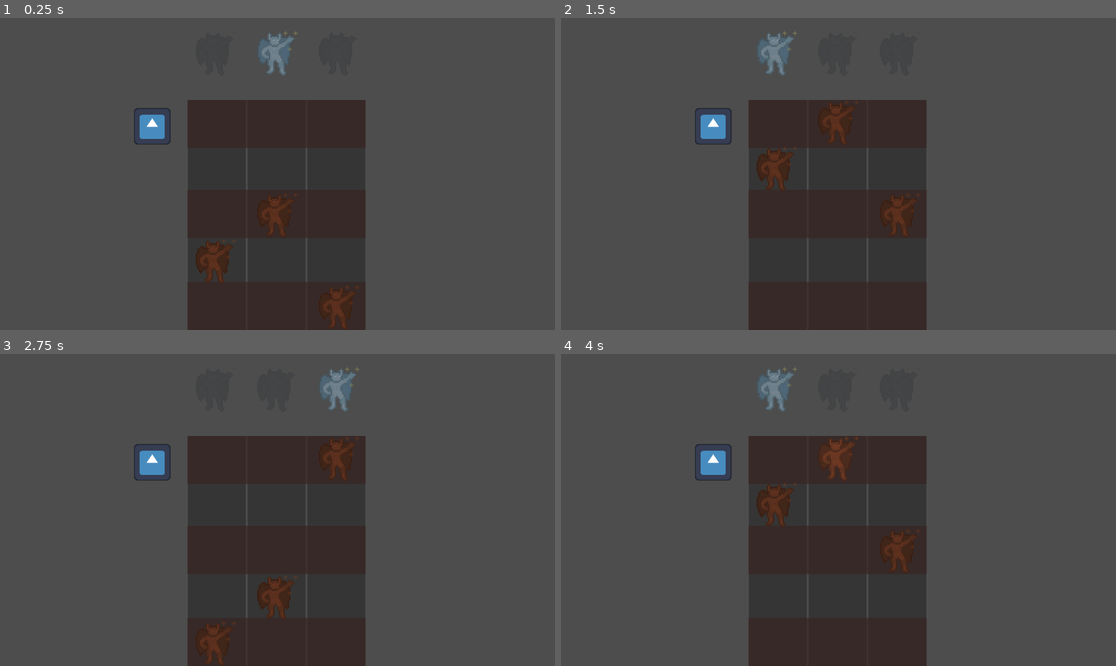
Above: before the commit, frames 1-4 (two rows, left to right).
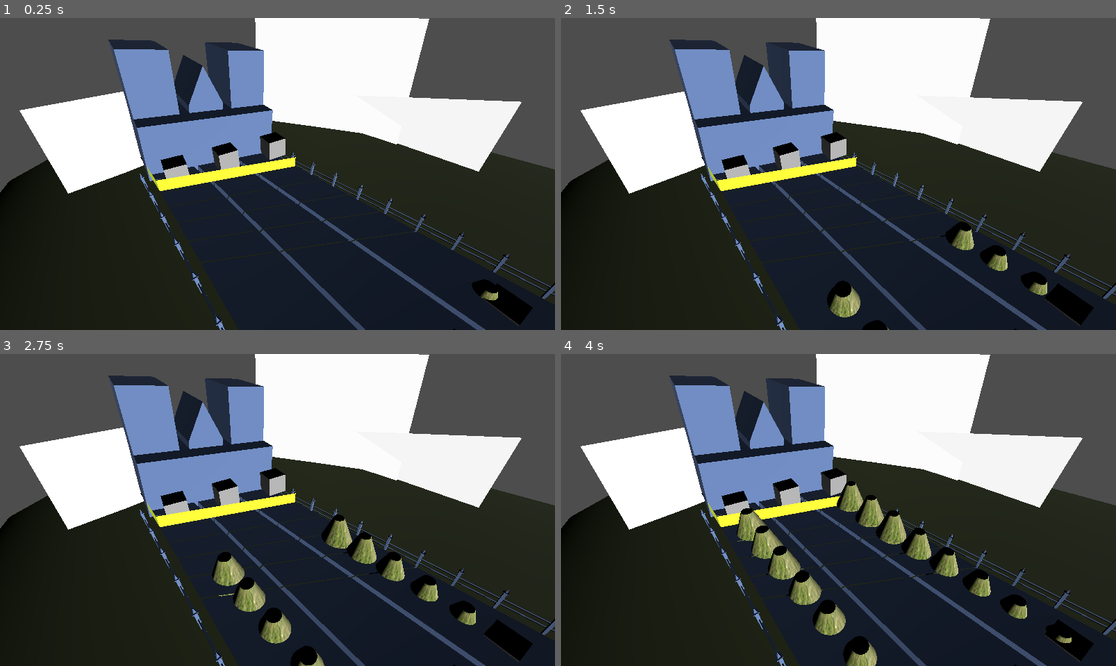
Above: after the commit, the same moments.

Repository: bloshko/rave-keeper
Game: Godot game, scene res://scenes/main.tscn
Same seed, same stepped clock (60 frames per second), same inputs: the game is played once before the commit and once after it. Before the commit the project starts from res://prototyping/bpm_lab.tscn. The engine's default icon, where the game draws it, is replaced by a stand-in: a white triangle on a blue panel in a dark square.
Inputs:
- Up to frame 1 (0.25 s): no input
- Up to frame 2 (1.5 s): hold Right (ui_right) 0.53-1.28 s; hold Left (ui_left) from 1.28 s (still down)
- Up to frame 3 (2.75 s): release Left (ui_left) at 2.03 s; hold Right (ui_right) from 2.03 s (still down)
- Up to frame 4 (4 s): release Right (ui_right) at 3.53 s; hold Left (ui_left) from 3.53 s (still down)

The runs differ from the first frame. In frame 1, 81% of the frame differs, in the area x 0-100%, y 0-100%; in frame 2, 81%; in frame 3, 81%; in frame 4, 81%.

Commit message:
add map and enemy manager

Diff:
--- /dev/null
+++ b/materials/church.tres
@@ -0,0 +1,6 @@
+[gd_resource type="StandardMaterial3D" load_steps=2 format=3 uid="uid://c50eowpu0b2c4"]
+
+[ext_resource type="Texture2D" uid="uid://b2uygxp5talkv" path="res://textures/domen.png" id="1_56aoy"]
+
+[resource]
+albedo_texture = ExtResource("1_56aoy")
--- /dev/null
+++ b/materials/glow_entrance.tres
@@ -0,0 +1,4 @@
+[gd_resource type="StandardMaterial3D" format=3 uid="uid://b57ptiq014w6m"]
+
+[resource]
+transparency = 1
--- a/project.godot
+++ b/project.godot
@@ -11,7 +11,7 @@
 [application]
 
 config/name="rave-keeper"
-run/main_scene="uid://yuyjg6el1hud"
+run/main_scene="uid://bvlerh2hfayrm"
 config/features=PackedStringArray("4.4", "GL Compatibility")
 config/icon="res://icon.svg"
 
--- a/prototyping/music_manager.gd
+++ b/prototyping/music_manager.gd
@@ -1,6 +1,6 @@
 extends Node
 
-signal beat
+signal beat(beat_num: int)
 
 @onready var music_back = $Backing
 @onready var music_sting = $Stings
@@ -34,15 +34,15 @@
 	if music_back.playing:
 		elapsed += delta
 		if elapsed >= seconds_per_beat:
+			current_beat += 1
 			flash_indicator()
 			elapsed -= seconds_per_beat
-			current_beat += 1
 
 func flash_indicator():
-	indicator.self_modulate = Color.WHITE * 1.5
-	var tween = create_tween()
-	tween.tween_property(indicator, 'self_modulate', Color.WHITE, .1)
-	beat.emit()
+	#indicator.self_modulate = Color.WHITE * 1.5
+	#var tween = create_tween()
+	#tween.tween_property(indicator, 'self_modulate', Color.WHITE, .1)
+	beat.emit(current_beat)
 
 func sting():
 	if not music_sting:
--- /dev/null
+++ b/scenes/enemy.tscn
@@ -0,0 +1,19 @@
+[gd_scene load_steps=5 format=3 uid="uid://cvpwbb3vlsd0p"]
+
+[ext_resource type="Texture2D" uid="uid://bvkskih2n2n22" path="res://textures/grass.png" id="1_7p1mj"]
+[ext_resource type="Script" uid="uid://djl0flc3q7bu8" path="res://scripts/enemy.gd" id="1_md0e3"]
+
+[sub_resource type="StandardMaterial3D" id="StandardMaterial3D_md0e3"]
+albedo_texture = ExtResource("1_7p1mj")
+
+[sub_resource type="CylinderMesh" id="CylinderMesh_8tegq"]
+top_radius = 0.1
+bottom_radius = 0.3
+height = 0.5
+
+[node name="Enemy" type="Node3D"]
+script = ExtResource("1_md0e3")
+
+[node name="MeshInstance3D" type="MeshInstance3D" parent="."]
+material_override = SubResource("StandardMaterial3D_md0e3")
+mesh = SubResource("CylinderMesh_8tegq")
--- /dev/null
+++ b/scenes/gargoyle.tscn
@@ -0,0 +1,22 @@
+[gd_scene load_steps=4 format=3 uid="uid://4nthjcf5uoo0"]
+
+[ext_resource type="PackedScene" uid="uid://di3ogo26ly6ok" path="res://models/gargoyle.fbx" id="1_ap30q"]
+[ext_resource type="Material" uid="uid://c50eowpu0b2c4" path="res://materials/church.tres" id="2_6sd82"]
+[ext_resource type="Material" uid="uid://b57ptiq014w6m" path="res://materials/glow_entrance.tres" id="3_xhp7u"]
+
+[node name="gargoyle" instance=ExtResource("1_ap30q")]
+
+[node name="Plane" parent="." index="0"]
+material_override = ExtResource("2_6sd82")
+
+[node name="Cube" parent="." index="1"]
+material_override = ExtResource("2_6sd82")
+
+[node name="Plane_001" parent="." index="5"]
+material_override = ExtResource("3_xhp7u")
+
+[node name="Cube_001" parent="." index="6"]
+material_override = ExtResource("2_6sd82")
+
+[node name="Cube_002" parent="." index="7"]
+material_override = ExtResource("2_6sd82")
--- /dev/null
+++ b/scenes/main.tscn
@@ -0,0 +1,80 @@
+[gd_scene load_steps=12 format=3 uid="uid://bvlerh2hfayrm"]
+
+[ext_resource type="Script" uid="uid://cjrtt4vyburuq" path="res://prototyping/music_manager.gd" id="1_sugp2"]
+[ext_resource type="Script" uid="uid://cweqg3v7yv2sh" path="res://scripts/enemy_manager.gd" id="1_tbgi4"]
+[ext_resource type="AudioStream" uid="uid://y1regmghqvhg" path="res://audio/ravekeeper_level1.ogg" id="2_jyhfs"]
+[ext_resource type="PackedScene" uid="uid://cvpwbb3vlsd0p" path="res://scenes/enemy.tscn" id="2_tefeu"]
+[ext_resource type="AudioStream" uid="uid://dss0sj76b43hv" path="res://audio/ravekeeper_level1_sting.ogg" id="3_tbgi4"]
+[ext_resource type="PackedScene" uid="uid://di3ogo26ly6ok" path="res://models/gargoyle.fbx" id="4_jyhfs"]
+[ext_resource type="Script" uid="uid://c8kdxjgevcjb" path="res://scripts/music_event_parser.gd" id="7_o6xl0"]
+
+[sub_resource type="BoxMesh" id="BoxMesh_jyhfs"]
+
+[sub_resource type="BoxMesh" id="BoxMesh_o6xl0"]
+
+[sub_resource type="BoxMesh" id="BoxMesh_tbgi4"]
+
+[sub_resource type="BoxMesh" id="BoxMesh_tefeu"]
+
+[node name="Main" type="Node3D"]
+
+[node name="DirectionalLight3D" type="DirectionalLight3D" parent="."]
+
+[node name="MusicManager" type="Node" parent="."]
+script = ExtResource("1_sugp2")
+move_step = 2
+
+[node name="Backing" type="AudioStreamPlayer" parent="MusicManager"]
+stream = ExtResource("2_jyhfs")
+
+[node name="Stings" type="AudioStreamPlayer" parent="MusicManager"]
+stream = ExtResource("3_tbgi4")
+
+[node name="Lanes" type="Node3D" parent="."]
+
+[node name="Lane1" type="Node3D" parent="Lanes"]
+
+[node name="FinishLane1" type="MeshInstance3D" parent="Lanes/Lane1"]
+transform = Transform3D(0.399145, 0, -0.0261473, 0, 0.4, 0, 0.0261473, 0, 0.399145, -3.294, 1, 2.621)
+mesh = SubResource("BoxMesh_jyhfs")
+skeleton = NodePath("../..")
+
+[node name="StartLane1" type="MeshInstance3D" parent="Lanes/Lane1"]
+transform = Transform3D(0.4, 0, 0, 0, 0.4, 0, 0, 0, 0.4, -2.59356, 0.417349, 7.06714)
+mesh = SubResource("BoxMesh_o6xl0")
+skeleton = NodePath("")
+
+[node name="Lane2" type="Node3D" parent="Lanes"]
+
+[node name="FinishLane2" type="MeshInstance3D" parent="Lanes/Lane2"]
+transform = Transform3D(0.4, 0, 0, 0, 0.4, 0, 0, 0, 0.4, -2.30695, 1, 2.663)
+mesh = SubResource("BoxMesh_tbgi4")
+skeleton = NodePath("../..")
+
+[node name="StartLane2" type="MeshInstance3D" parent="Lanes/Lane2"]
+transform = Transform3D(0.4, 0, 0, 0, 0.4, 0, 0, 0, 0.4, -1.48413, 0.271031, 7.06714)
+mesh = SubResource("BoxMesh_o6xl0")
+skeleton = NodePath("")
+
+[node name="Lane3" type="Node3D" parent="Lanes"]
+
+[node name="FinishLane3" type="MeshInstance3D" parent="Lanes/Lane3"]
+transform = Transform3D(0.4, 0, 0, 0, 0.4, 0, 0, 0, 0.4, -1.24158, 1, 2.75561)
+mesh = SubResource("BoxMesh_tefeu")
+skeleton = NodePath("../..")
+
+[node name="StartLane3" type="MeshInstance3D" parent="Lanes/Lane3"]
+transform = Transform3D(0.4, 0, 0, 0, 0.4, 0, 0, 0, 0.4, -0.231158, 0.0805157, 7.06666)
+mesh = SubResource("BoxMesh_o6xl0")
+skeleton = NodePath("")
+
+[node name="EnemyManager" type="Node3D" parent="."]
+script = ExtResource("1_tbgi4")
+enemy_scene = ExtResource("2_tefeu")
+
+[node name="Player" type="Node3D" parent="."]
+
+[node name="gargoyle" parent="." instance=ExtResource("4_jyhfs")]
+
+[node name="MusicEventParser" type="Node" parent="."]
+script = ExtResource("7_o6xl0")
--- /dev/null
+++ b/scripts/enemy.gd
@@ -0,0 +1,12 @@
+extends Node3D
+
+@export var direction_to_finish: Vector3
+
+func _ready():
+	pass
+
+func _process(delta):
+	pass
+
+func die():
+	queue_free()
--- /dev/null
+++ b/scripts/enemy_manager.gd
@@ -0,0 +1,67 @@
+extends Node3D
+
+@onready var lane_start_1 = $"../Lanes/Lane1/StartLane1"
+@onready var lane_start_2 = $"../Lanes/Lane2/StartLane2"
+@onready var lane_start_3 = $"../Lanes/Lane3/StartLane3"
+
+@onready var lane_finish_1 = $"../Lanes/Lane1/FinishLane1"
+@onready var lane_finish_2 = $"../Lanes/Lane2/FinishLane2"
+@onready var lane_finish_3 = $"../Lanes/Lane3/FinishLane3"
+
+@onready var music_manager = $"../MusicManager"
+
+@export var enemy_scene: PackedScene
+
+var lane_direction_1 = Vector3.FORWARD;
+var lane_direction_2 = Vector3.FORWARD;
+var lane_direction_3 = Vector3.FORWARD;
+
+var velocity = 1.0;
+var look_ahead_index = 0;
+
+var enemies: Array = [[1, null, 1], [1, 2, null],[null, 3, 3], [1, null, 1],]
+
+func _ready():
+	lane_direction_1 = (lane_finish_1.global_position - lane_start_1.global_position).normalized();
+	lane_direction_2 = (lane_finish_2.global_position - lane_start_2.global_position).normalized();
+	lane_direction_3 = (lane_finish_3.global_position - lane_start_3.global_position).normalized();
+
+	music_manager.beat.connect(_on_beat)
+
+func _on_beat(beat_num: int):
+	var index_to_spawn = look_ahead_index + (beat_num - 1)
+
+	if index_to_spawn < 0:
+		return
+	print(beat_num)
+	spawn_index(index_to_spawn)
+
+func spawn_index(index_to_spawn: int):
+	if enemy_scene == null or index_to_spawn + 1 > enemies.size():
+		return
+
+	var enemies_to_spawn = enemies[index_to_spawn]
+
+	if enemies_to_spawn[0]:
+		spawn_enemy(lane_start_1.global_position, lane_direction_1)
+
+	if enemies_to_spawn[1]:
+		spawn_enemy(lane_start_2.global_position, lane_direction_2)
+
+
+	if enemies_to_spawn[2]:
+		spawn_enemy(lane_start_3.global_position, lane_direction_3)
+
+
+func spawn_enemy(spawn_position: Vector3, direction: Vector3):
+	var enemy = enemy_scene.instantiate()
+
+	enemy.global_position = spawn_position;
+	enemy.direction_to_finish = direction
+
+	add_child(enemy)
+
+func _process(delta):
+	for child in get_children():
+		if 'direction_to_finish' in child:
+			child.global_position += child.direction_to_finish * delta * velocity
Binary file added: models/gargoyle.fbx
Not shown, added: models/gargoyle.fbx.import
Not shown, added: scripts/enemy.gd.uid
Not shown, added: scripts/enemy_manager.gd.uid
Binary file added: textures/domen.png
Not shown, added: textures/domen.png.import
Binary file added: textures/gradient.png
Not shown, added: textures/gradient.png.import
Binary file added: textures/grass.png
Not shown, added: textures/grass.png.import
